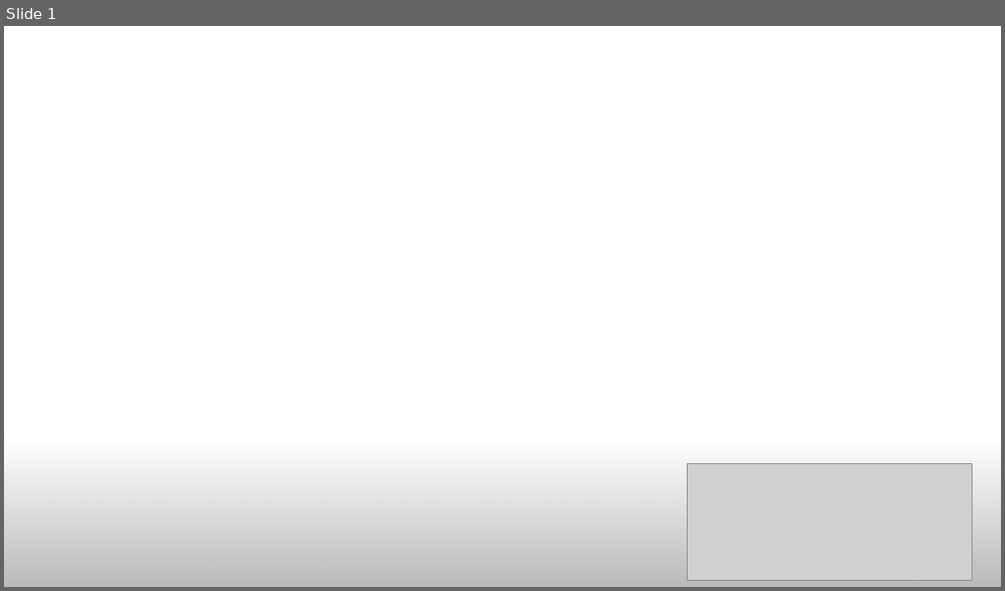
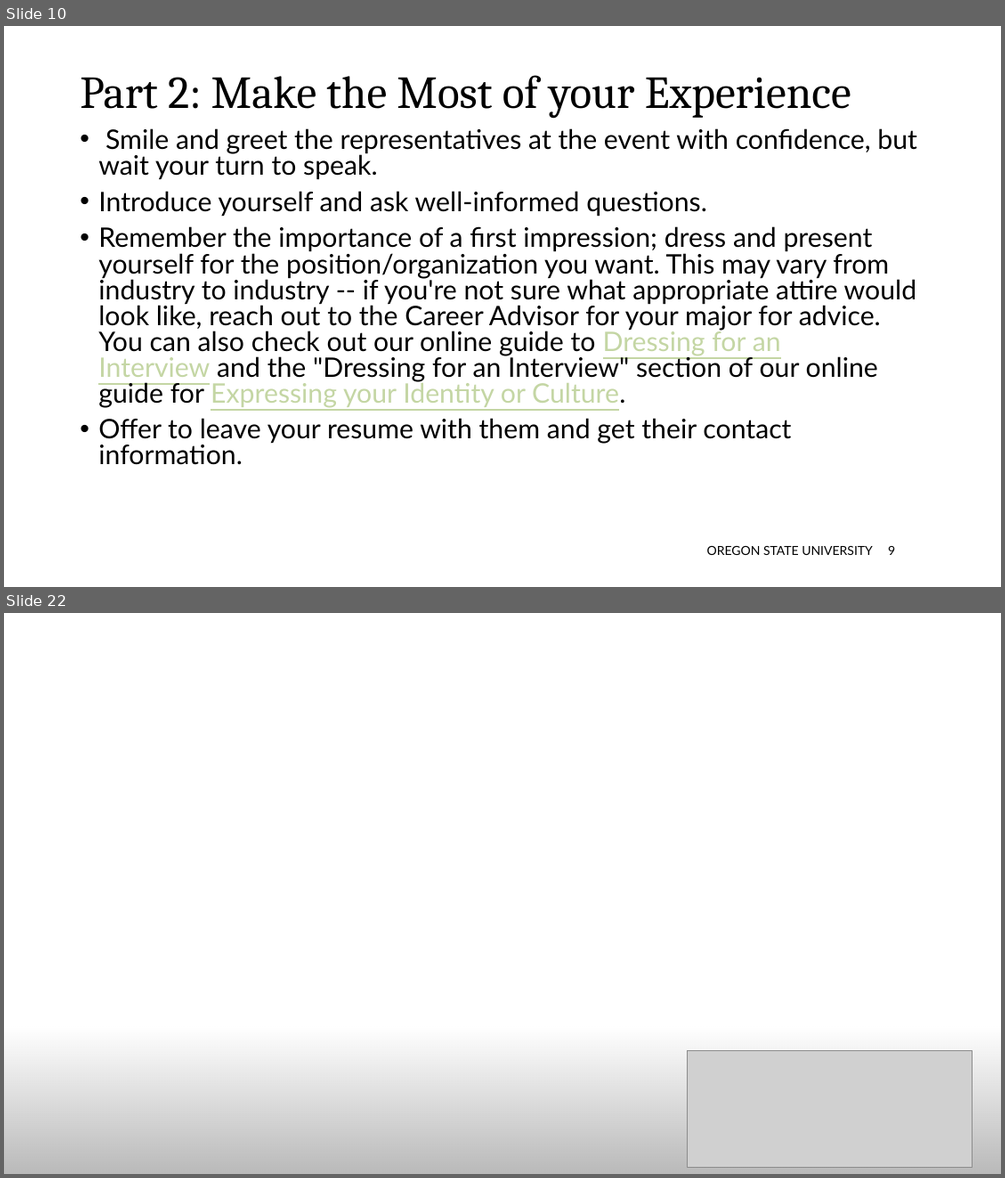
Before and after one commit to davicx/david, a slide deck: career/Career- 2022/OSU- COB Instructor/OSU- Career.pptx. Shown one above the other, each under a label of ours: slide 1 before the commit, slides 10 and 22 after it; the slides between them are not shown. The pictures are 1005x591 and 1005x1178 pixels, drawn with LibreOffice and Linux fonts; fonts in the diff are those of the drawing; grey boxes stand for pictures. Boxes give left, top, right and bottom in pixels: in the first picture for what was removed or moved away, otherwise in the second. Text is boxed around its words. In the diff, an @@ line names an element or a change of style, - is before the commit and + after.

```diff
--- a/career/Career- 2022/OSU- COB Instructor/OSU- Career.pptx
+++ b/career/Career- 2022/OSU- COB Instructor/OSU- Career.pptx
@@ slide 10 added at <box>4,26,1001,587</box>, background #FFFFFF @@
@@ title added at <box>80,75,851,118</box>, 44 pt, text #000000 @@
+Part 2: Make the Most of your Experience
@@ text added at <box>98,128,917,465</box>, 25.9 pt, text #000000 @@
+• Smile and greet the representatives at the event with confidence, but wait your turn to speak.
+• Introduce yourself and ask well-informed questions.
+• Remember the importance of a first impression; dress and present yourself for the position/organization you want. This may vary from industry to industry -- if you're not sure what appropriate attire would look like, reach out to the Career Advisor for your major for advice. You can also check out our online guide to Dressing for an Interview and the "Dressing for an Interview" section of our online guide for Expressing your Identity or Culture.
+• Offer to leave your resume with them and get their contact information.
@@ text added at <box>707,546,873,555</box>, 12 pt, text #000000 @@
+OREGON STATE UNIVERSITY
@@ page number added at <box>888,546,895,555</box>, 12 pt, text #000000 @@
+9
@@ what was slide 1 is now slide 22 @@
```
Also in this commit, not shown: 3 slides changed, 19 other slides added, 2 slides removed, 2 other files.
